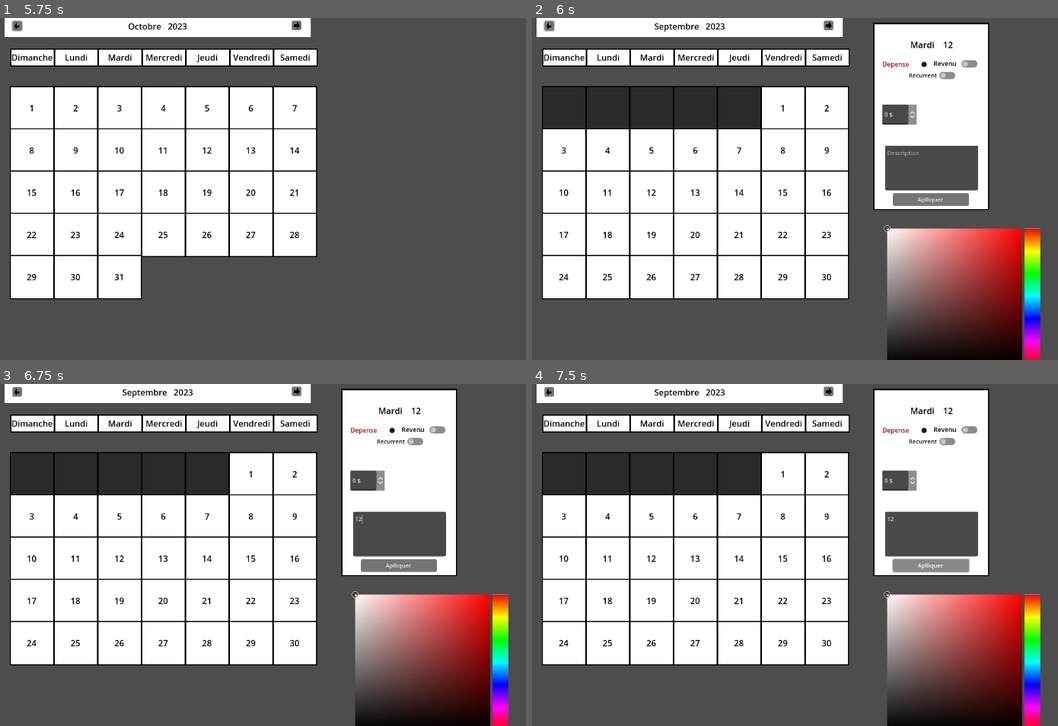
Above: before the commit, frames 1-4 (two rows, left to right).
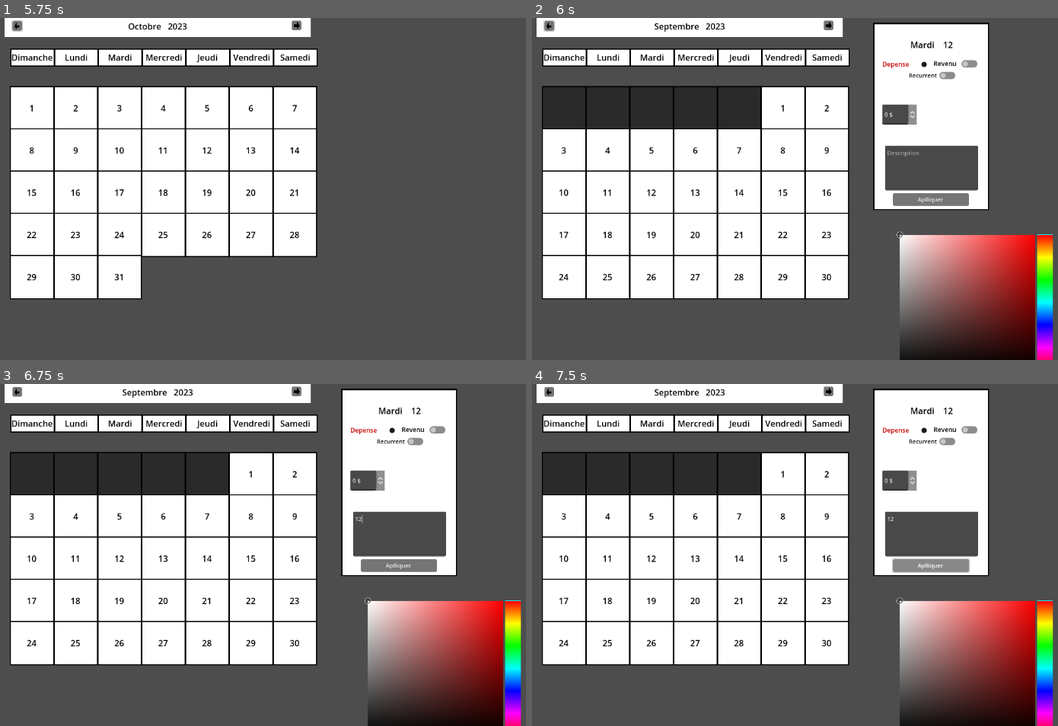
Above: after the commit, the same moments.

Repository: HYKidz/FinanceCalendar
Game: Godot game, scene res://Node/calendar.tscn
The game is run twice, just before and just after one commit, with the same random seed, the same clock (stepped at 60 frames per second) and the same inputs.
Inputs (mouse positions are in pixels of both pictures, inside the frame that each line leads up to):
- Up to frame 1 (5.75 s): click (294, 24) at 0.5 s; click (294, 24) at 1.25 s; click (15, 24) at 2 s; click (15, 24) at 2.75 s; click (294, 24) at 3.5 s; click (15, 24) at 4.25 s; tap Enter at 5 s; move the mouse to (368, 171) at 5.02 s; press the mouse at (368, 171) at 5.03 s
- Up to frame 2 (6 s): tap Space at 5.75 s; move the mouse to (647, 206) at 5.77 s; release the mouse at (647, 206) at 5.78 s; click (647, 206) at 5.85 s
- Up to frame 3 (6.75 s): click (399, 534) at 6.52 s; type "12" at 6.6 s
- Up to frame 4 (7.5 s): click "Aplliquer" at 7.25 s

Frame 1 is identical in both runs. In frame 2, 5.3% of the frame differs, in the area x 66-100%, y 60-100%; in frame 3, 5.3%; in frame 4, 5.3%.

Commit message:
vendredi sur deux semble compl

Diff:
--- a/Class/Calendrier.gd
+++ b/Class/Calendrier.gd
@@ -30,3 +30,19 @@
 	var t = [0,3,2,5,0,3,5,1,4,6,2,4]
 	if m <3 : y-= 1
 	return(y + y/4 - y/100 + y/400 + t[m-1] + d) % 7
+
+#calcule servant a etre uti;iser pour potentiellement fair la prog du vendredi sur deux
+# func get_time_between_two_date(d,m,y, d2,m2,y2):
+# 	var annedif = y2-y
+# 	var _jourpasser =0
+# 	for i in annedif:
+# 		var is_leap_year = (y+i % 4 == 0 &&y+i% 100 !=0) || (y+i%400 ==0)
+# 		if i!=0:
+# 			if is_leap_year:
+# 				_jourpasser+= 366
+# 			else: _jourpasser+=365
+# 	var moisdif = m2 -m
+
+
+
+	pass
--- a/Node/info_panel.tscn
+++ b/Node/info_panel.tscn
@@ -154,6 +154,22 @@
 text = "Date
 "
 
+[node name="NbJour" type="Control" parent="Contour/Fond/Option/Recuring"]
+visible = false
+anchors_preset = 0
+offset_right = 40.0
+offset_bottom = 40.0
+
+[node name="Jour" type="SpinBox" parent="Contour/Fond/Option/Recuring/NbJour"]
+layout_mode = 0
+offset_left = 129.0
+offset_top = 151.0
+offset_right = 232.0
+offset_bottom = 191.0
+theme = ExtResource("3_btqb3")
+prefix = "0"
+suffix = "Jour"
+
 [node name="ZoneMontant" type="ColorRect" parent="."]
 layout_mode = 1
 anchors_preset = 8
@@ -232,14 +248,15 @@
 layout_mode = 0
 offset_left = -7.0
 offset_top = -1.0
-offset_right = 60.0
+offset_right = 39.0
 offset_bottom = 37.0
 color = Color(0.560955, 0.560955, 0.560955, 1)
 
 [node name="Heure" type="SpinBox" parent="RevenuOption/SalarialOption/Fond"]
 layout_mode = 0
 offset_right = 83.0625
-offset_bottom = 39.0
+offset_bottom = 38.0
+scale = Vector2(0.685, 1)
 suffix = "H"
 
 [node name="DepenseOption" type="Control" parent="."]
@@ -276,10 +293,10 @@
 
 [node name="Color" type="ColorPicker" parent="."]
 layout_mode = 0
-offset_left = -87.0
-offset_top = 209.0
-offset_right = 179.0
-offset_bottom = 473.0
+offset_left = -63.0
+offset_top = 221.0
+offset_right = 191.0
+offset_bottom = 485.0
 edit_alpha = false
 sampler_visible = false
 color_modes_visible = false
@@ -290,7 +307,9 @@
 [connection signal="toggled" from="Contour/Fond/Option/Depense" to="." method="_on_depense_toggled"]
 [connection signal="toggled" from="Contour/Fond/Option/Revenu" to="." method="_on_revenu_toggled"]
 [connection signal="toggled" from="Contour/Fond/Option/Recurent" to="." method="_on_recurent_toggled"]
+[connection signal="toggled" from="Contour/Fond/Option/Recuring/Jour" to="." method="_on_jour_toggled"]
 [connection signal="toggled" from="Contour/Fond/Option/Recuring/Date" to="." method="_on_date_toggled"]
+[connection signal="value_changed" from="Contour/Fond/Option/Recuring/NbJour/Jour" to="." method="_on_jour_value_changed"]
 [connection signal="value_changed" from="ZoneMontant/Montant" to="." method="_on_montant_value_changed"]
 [connection signal="toggled" from="RevenuOption/Fixe" to="." method="_on_fixe_toggled"]
 [connection signal="toggled" from="RevenuOption/Salarial" to="." method="_on_salarial_toggled"]
--- a/Scripts/JourEnRow.gd
+++ b/Scripts/JourEnRow.gd
@@ -69,13 +69,19 @@
 	Apply_Regle()
 
 func Apply_Regle():
+	# var recuringWeekDay
 	for r in dict_regle:
+		# recuringWeekDay = r["jour_recurente"]
 		if r["recurent"]:
 			if !r["date_recurente"]:
 				for d in date_node_array.size():
 					var node = date_node_array[d]
 					if d%7 == r["jour"]&&node.is_in_group("date"):
+						# recuringWeekDay-=1
+						# print(calendrier_class.get_time_between_two_date(1,1,2000,1,1,2024))
 						node.Couleur = r["color"]
+						# if recuringWeekDay <= 0:
+						# 	recuringWeekDay=r["jour_recurente"]
 			else:
 				date_node_array[r["date"]+currentday-1].Couleur = r["color"]
 		else:
--- a/Scripts/info_panel.gd
+++ b/Scripts/info_panel.gd
@@ -9,6 +9,7 @@
 var recurent_b : bool
 var date_b:bool
 
+var jour_recurent:int
 var date:int
 var jour:int
 var mois:int
@@ -19,6 +20,7 @@
 
 @export var group: ButtonGroup
 @onready var date_label = get_node("Contour/Fond/Date")
+@onready var jour_label = get_node("Contour/Fond/Option/Recuring/NbJour")
 @onready var rev_option = get_node("RevenuOption")
 @onready var salarial_option = get_node("RevenuOption/SalarialOption")
 @onready var recurent_option = get_node("Contour/Fond/Option/Recuring")
@@ -57,6 +59,13 @@
 func _on_date_toggled(button_pressed:bool):
 	date_b = button_pressed
 
+func _on_jour_toggled(button_pressed):
+	jour_label.visible = button_pressed
+
+func _on_jour_value_changed(value):
+	jour_recurent = value
+
+
 
 
 #Gestion Revenu
@@ -94,6 +103,7 @@
 		"montant": montant,
 		"heure": heure,
 		"date_recurente":date_b,
+		"jour_recurente":jour_recurent,
 		"date":date,
 		"jour":jour,
 		"mois":mois,
